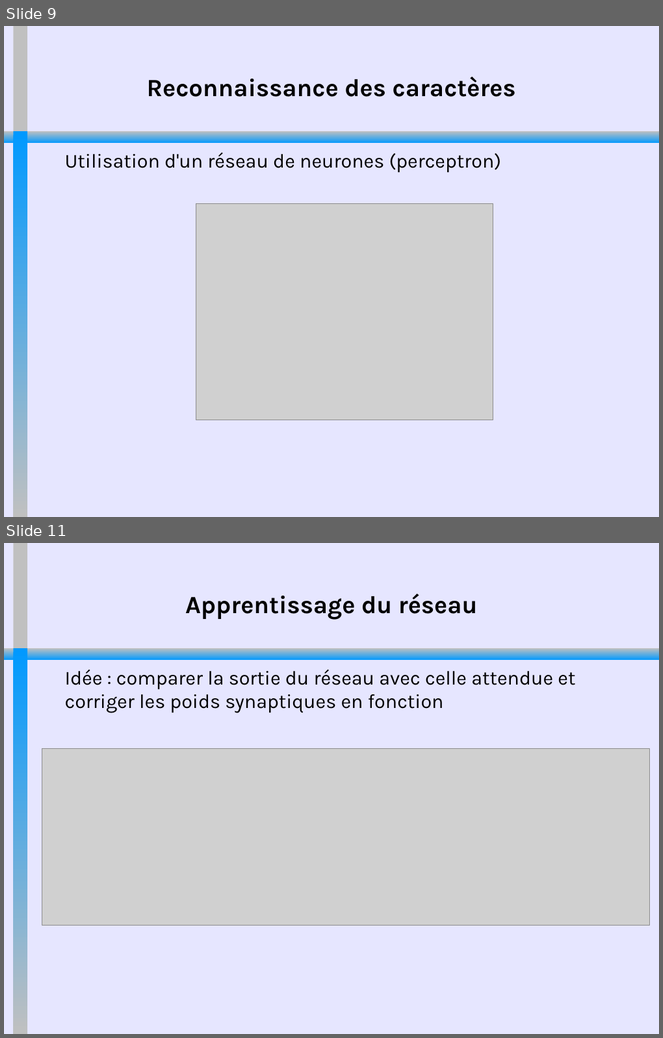
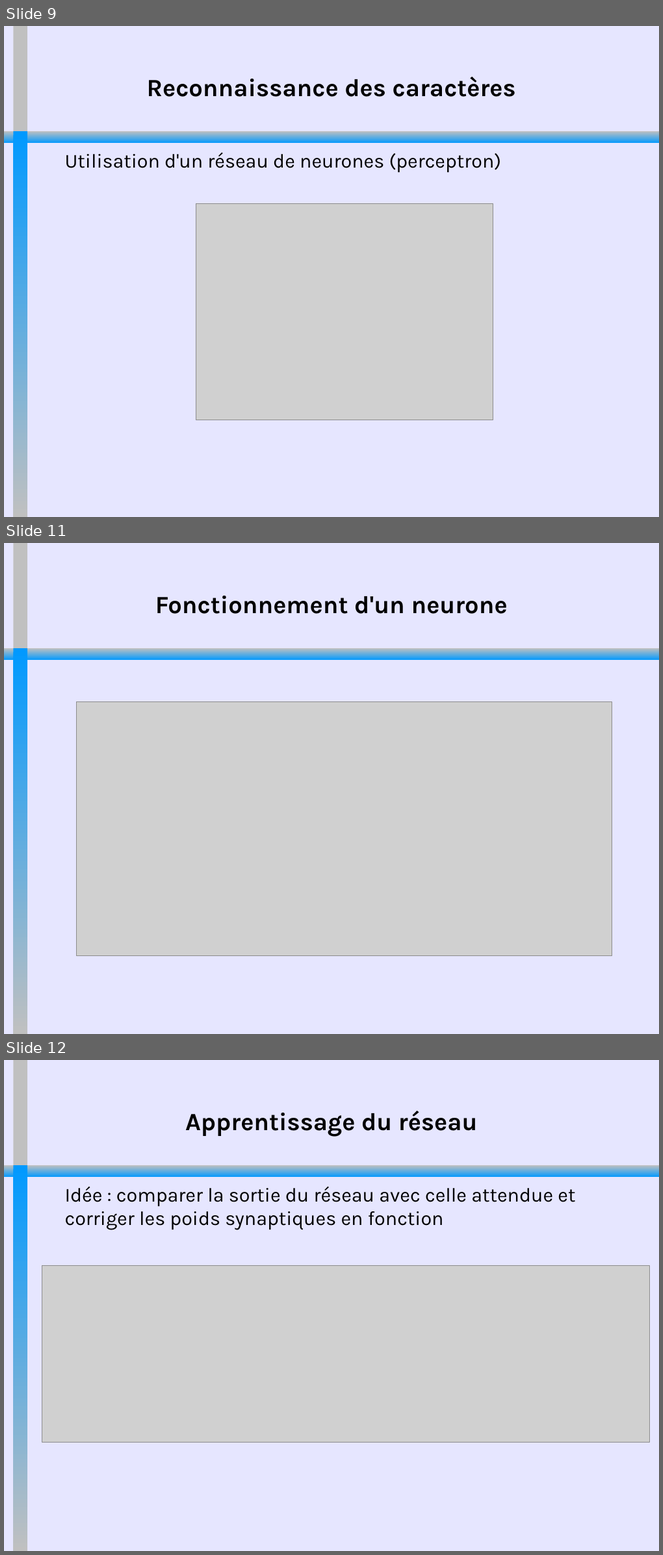
Before and after one commit to MehdiBksr/GeneTeX, a slide deck: documentation/SoutenanceGeneTeX.odp. Shown one above the other, each under a label of ours: slides 9 and 11 before the commit, slides 9, 11 and 12 after it; the slides between them are not shown. The pictures are 663x1038 and 663x1555 pixels, drawn with LibreOffice and Linux fonts; fonts in the diff are those of the drawing; grey boxes stand for pictures. Boxes give left, top, right and bottom in pixels: in the first picture for what was removed or moved away, otherwise in the second. Text is boxed around its words. In the diff, an @@ line names an element or a change of style, - is before the commit and + after.

```diff
--- a/documentation/SoutenanceGeneTeX.odp
+++ b/documentation/SoutenanceGeneTeX.odp
@@ slide 11 added at box(4, 543, 659, 1034), background #E6E6FF; not listed: 3 template elements that a slide beside it also shows @@
@@ title added at box(155, 596, 508, 614), 30 pt, text #000000, bold @@
+Fonctionnement d'un neurone
@@ picture added at box(77, 702, 612, 956) @@
@@ what was slide 11 is now slide 12 @@
```
Also in this commit, not shown: 1 other slide added, 1 slide removed.
